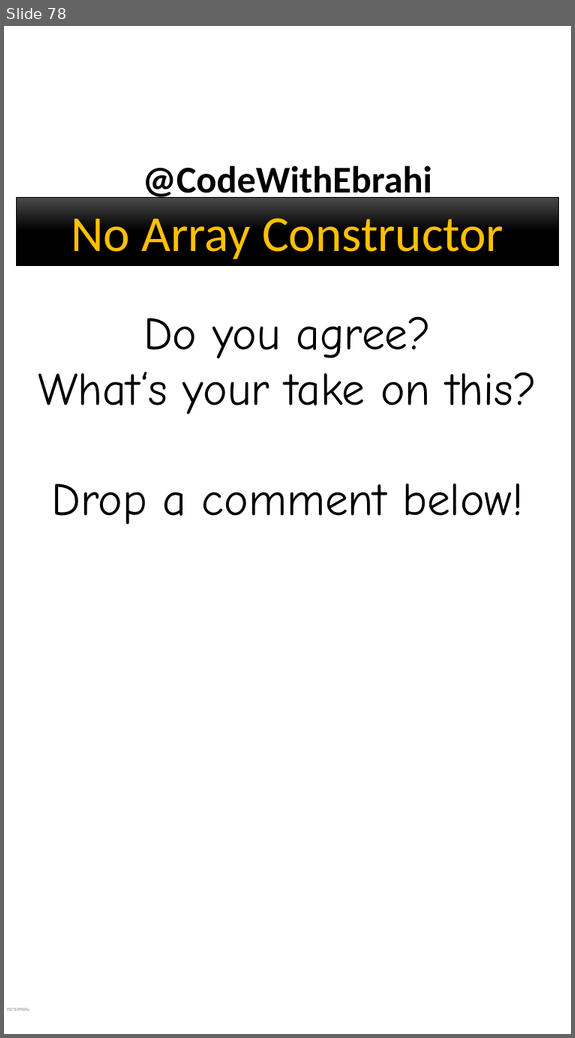
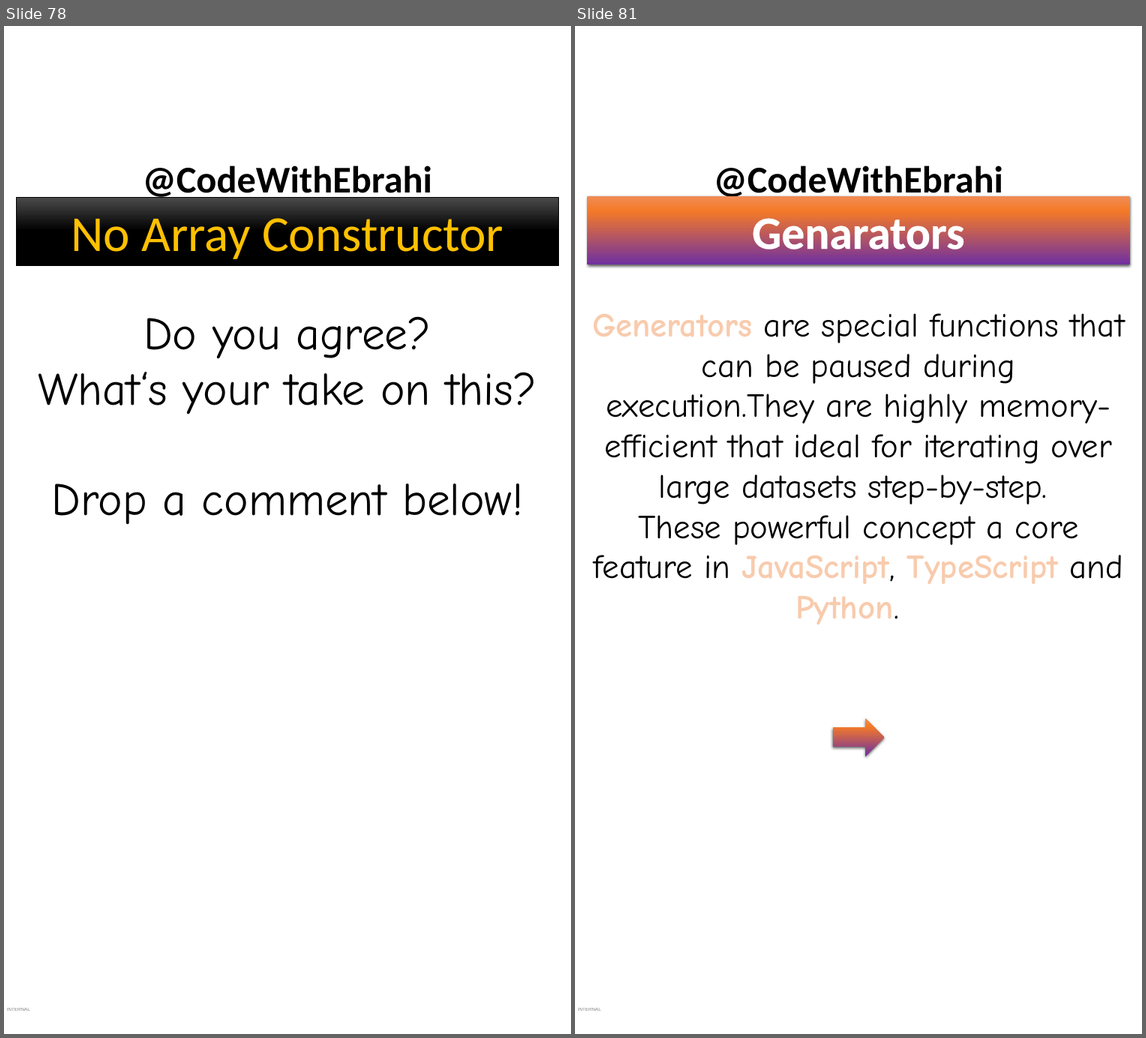
Before and after one commit to ebrahimsalehi1/python_codes, a slide deck: assets/images.pptx. Shown side by side, each under a label of ours: slide 78 before the commit, slides 78 and 81 after it; the slides between them are not shown. The pictures are 575x1038 and 1146x1038 pixels, drawn with LibreOffice and Linux fonts; fonts in the diff are those of the drawing; background and template pictures are left out. Boxes give left, top, right and bottom in pixels: in the first picture for what was removed or moved away, otherwise in the second. Text is boxed around its words. In the diff, an @@ line names an element or a change of style, - is before the commit and + after.

Commit message:
feat: added generators+do not copy arrays

```diff
--- a/assets/images.pptx
+++ b/assets/images.pptx
@@ slide 81 added at [575,26,1142,1034], background picture (left out); not listed: 2 template elements that a slide beside it also shows @@
@@ rectangle added at [587,196,1129,264], fill gradient #F18C57 to #F67B28 to #7030A0 to #E56C19, 66 pt, text #FFFFFF, bold @@
+Genarators
@@ text added at [592,313,1125,584], 48 pt, text #000000 @@
+Generators are special functions that can be paused during execution.They are highly memory-efficient that ideal for iterating over large datasets step-by-step.
+These powerful concept a core feature in JavaScript, TypeScript and Python.
@@ right arrow added at [832,718,884,756], fill gradient #F18C57 to #F67B28 to #7030A0 to #E56C19 @@
```
Also in this commit, not shown: 6 other slides added, 21 other files.
